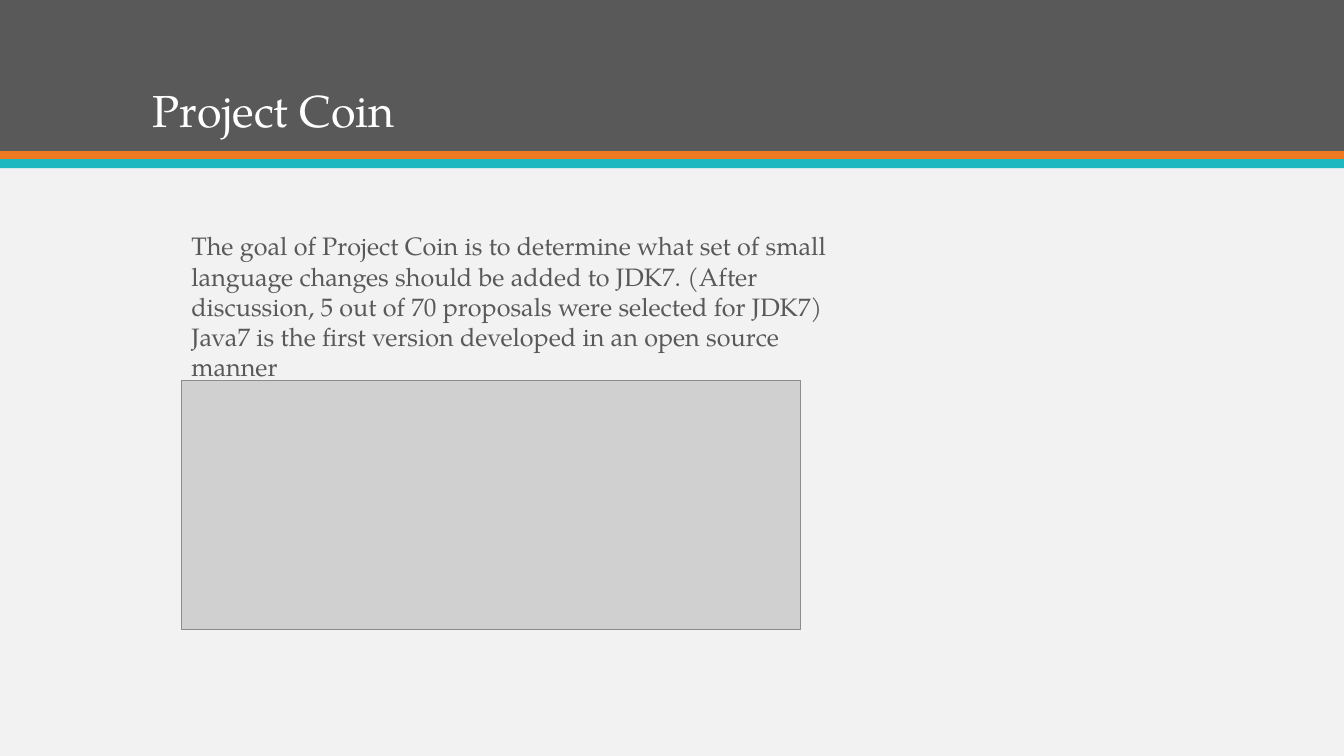
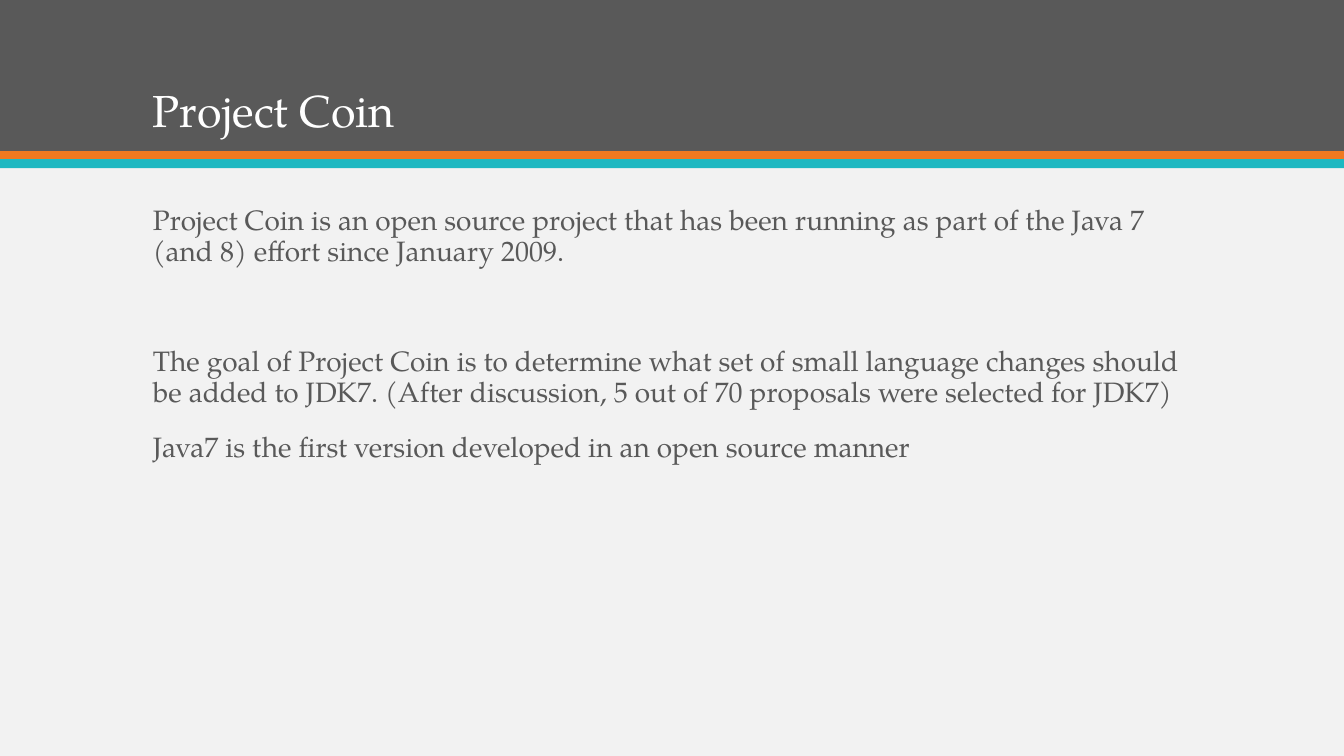
Before and after one commit to KKAries/my-repository, a slide deck: slide 3 of Brief Introduction of Java 7.pptx (slide 5 before the commit). Drawn at 1344x756 pixels with LibreOffice and Linux fonts; fonts in the diff are those of the drawing; grey boxes stand for pictures. Boxes give left, top, right and bottom in pixels: in the first picture for what was removed or moved away, otherwise in the second. Text is boxed around its words. In the diff, an @@ line names an element or a change of style, - is before the commit and + after.

```diff
--- a/Brief Introduction of Java 7.pptx
+++ b/Brief Introduction of Java 7.pptx
@@ text "Project Coin is an open ...": place and size @@
-text "Project Coin is an open ..." at bbox=[191, 236, 826, 381]
+text "Project Coin is an open ..." at bbox=[153, 209, 1179, 465]
@@ text at bbox=[153, 209, 1144, 269]: paragraph added @@
+Project Coin is an open source project that has been running as part of the Java 7 (and 8) effort since January 2009.
@@ text at bbox=[153, 350, 1179, 465]: size 18 to 20 pt in "The goal of Project Coin is to ...", "Java7 is the first version developed in ..."; line spacing 1 to 0.9; more space between paragraphs @@
@@ picture removed at bbox=[181, 380, 802, 629] @@
```
Also in this commit, not shown: 17 other slides changed, 12 slides added, 3 slides removed, 2 other files.
